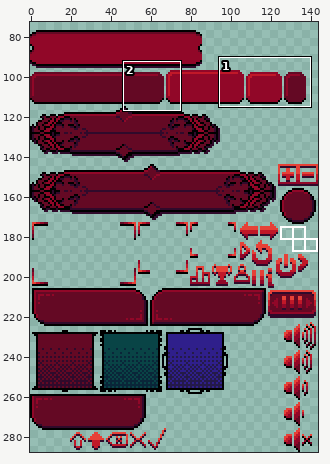
One commit to this pixel-art file: Succubus/Sprites/ButtonsUI.aseprite. The first picture is a wide view before the edit; the outline marks the close-up.
Close-up. First the earlier version:
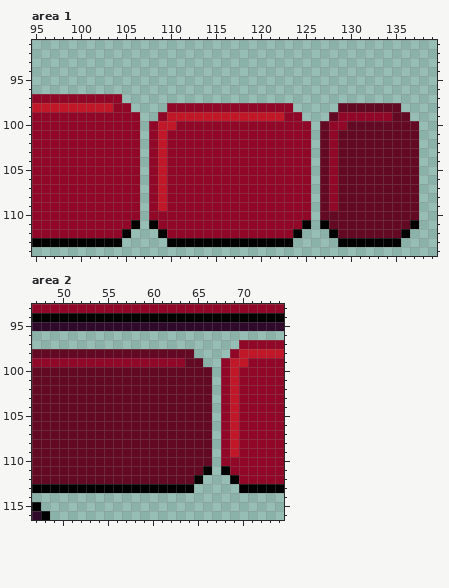
144x288 pixels, 1 frame. Shown: area 1: x 95..139, y 91..114; area 2: x 47..74, y 93..116. The wide view leaves out empty margins. The commit also changed other parts of the picture, which this record leaves out.
The same view after the edit:
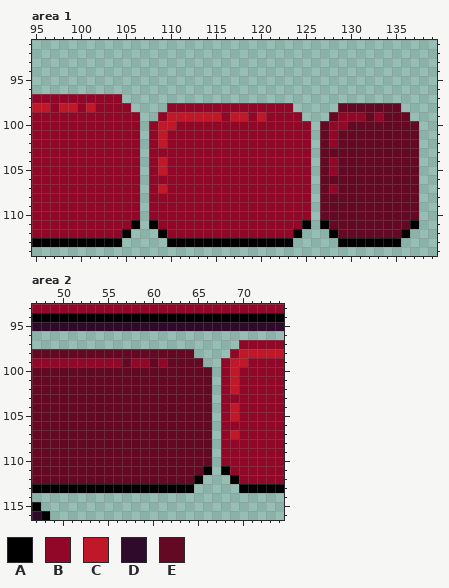
Palette (. is transparent): A #000000  B #910728  C #c01828  D #300a2b  E #640924
Change:
Changed rows in their new state; - is an unchanged pixel.
Area 1, layer "Layer 1":
first column x 97:
 98 B--B-BB-------------------------------
 99 -------------------B--B-BB---------E-E
first column x 109:
103 B------------------E
106 B------------------E
108 B------------------E
109 B------------------E
Area 2, layer "Layer 1":
first column x 57:
 99 E--E-EE
first column x 69:
103 B
106 B
108 B
109 B
